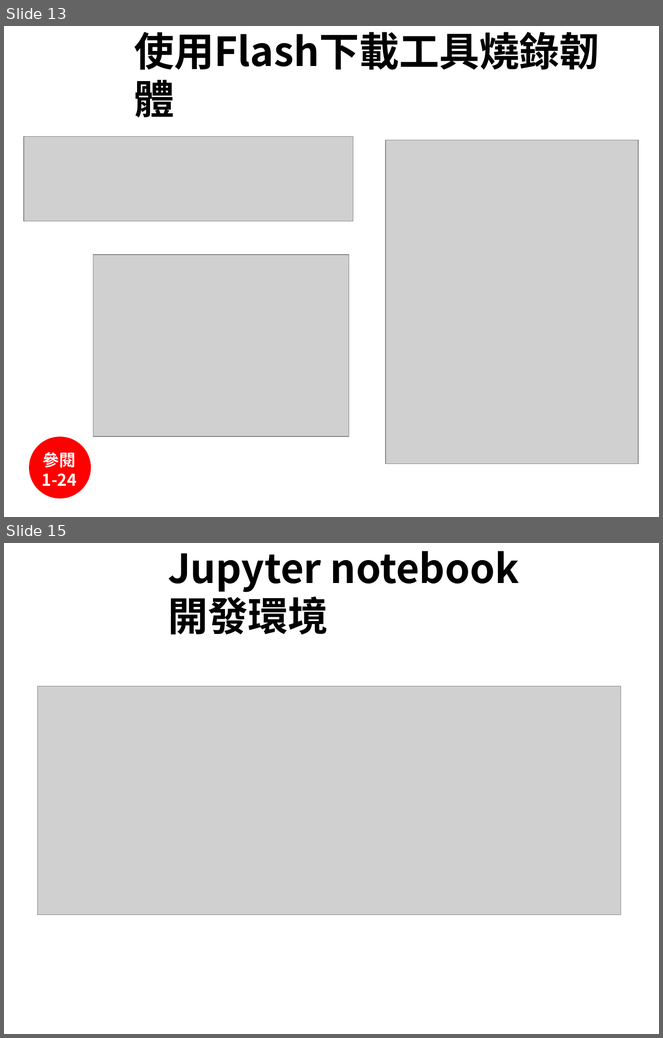
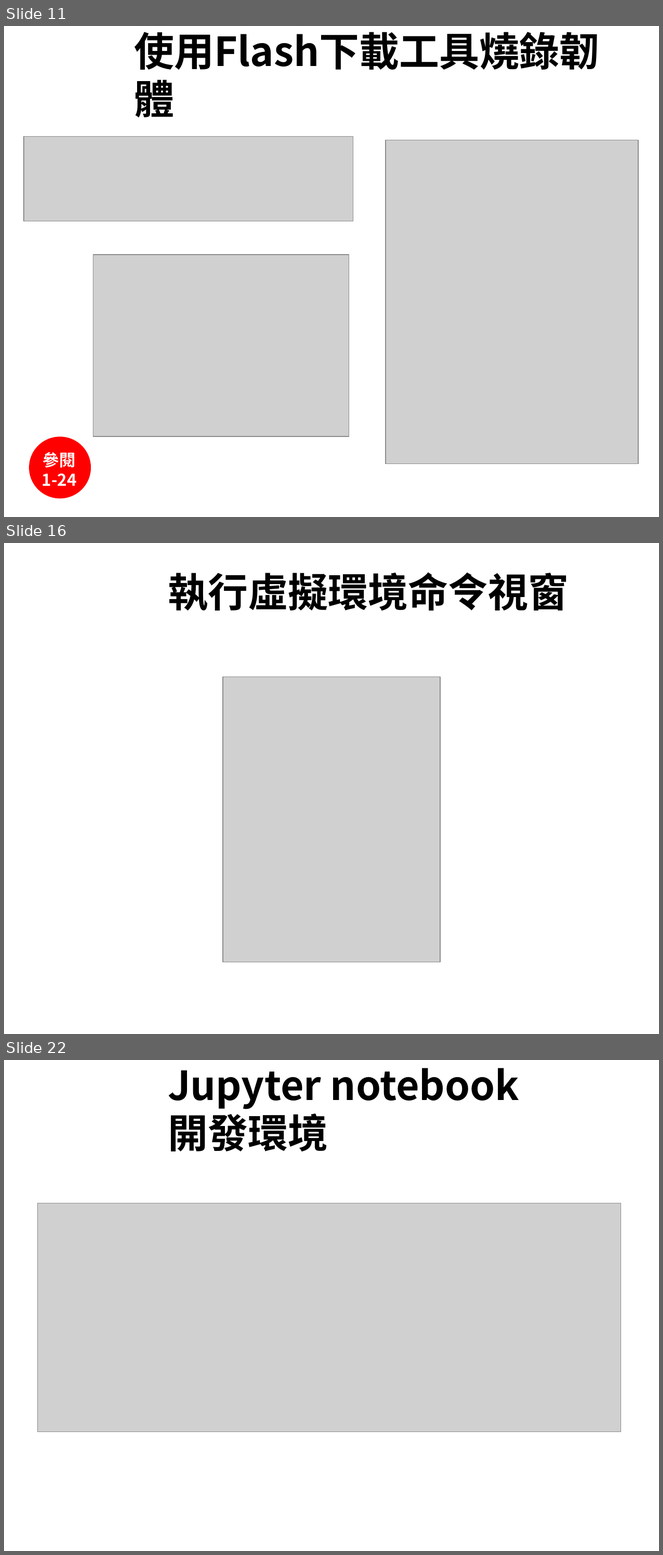
Before and after one commit to jumbokh/micropython_class, a slide deck: Micropython_20200613.pptx. Shown one above the other, each under a label of ours: slides 13 and 15 before the commit, slides 11, 16 and 22 after it; the slides between them are not shown. The pictures are 663x1038 and 663x1555 pixels, drawn with LibreOffice and Linux fonts; fonts in the diff are those of the drawing; grey boxes stand for pictures; background and template pictures are left out. Boxes give left, top, right and bottom in pixels: in the first picture for what was removed or moved away, otherwise in the second. Text is boxed around its words. In the diff, an @@ line names an element or a change of style, - is before the commit and + after.

```diff
--- a/Micropython_20200613.pptx
+++ b/Micropython_20200613.pptx
@@ slide 16 added at (4, 543, 659, 1034), background #FFFFFF @@
@@ title added at (168, 572, 568, 611), 44 pt, text #000000, bold @@
+執行虛擬環境命令視窗
@@ picture added at (223, 677, 440, 963) @@
@@ what was slide 13 is now slide 11 @@
@@ what was slide 15 is now slide 22 @@
```
Also in this commit, not shown: 1 slide changed, 12 other slides added, 3 slides removed, 1 other file.
